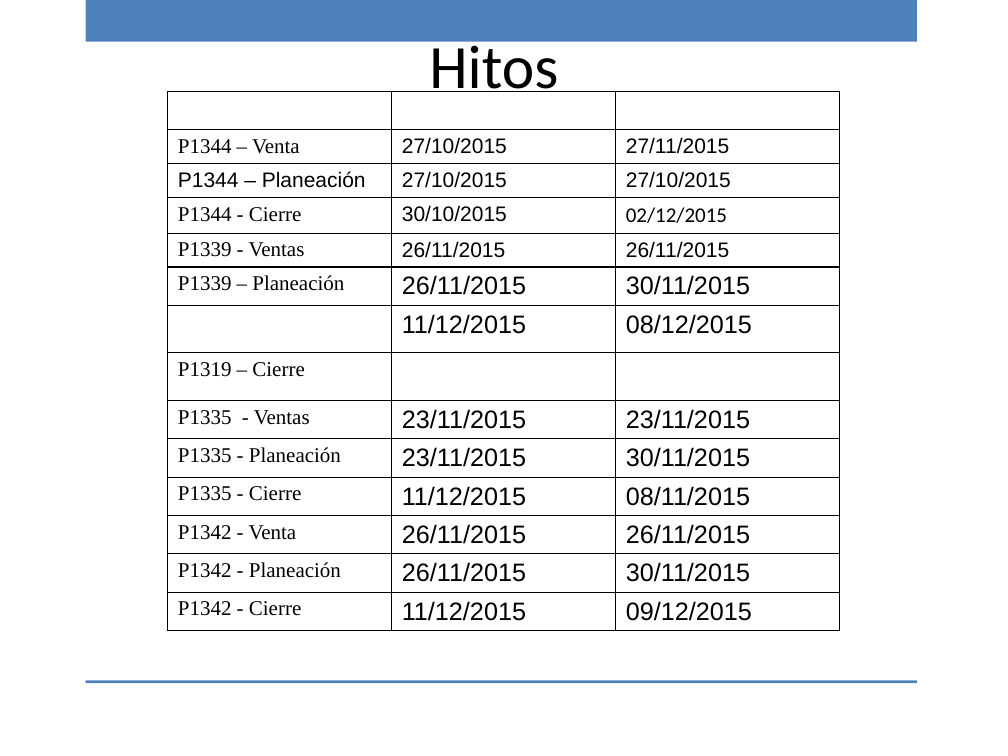
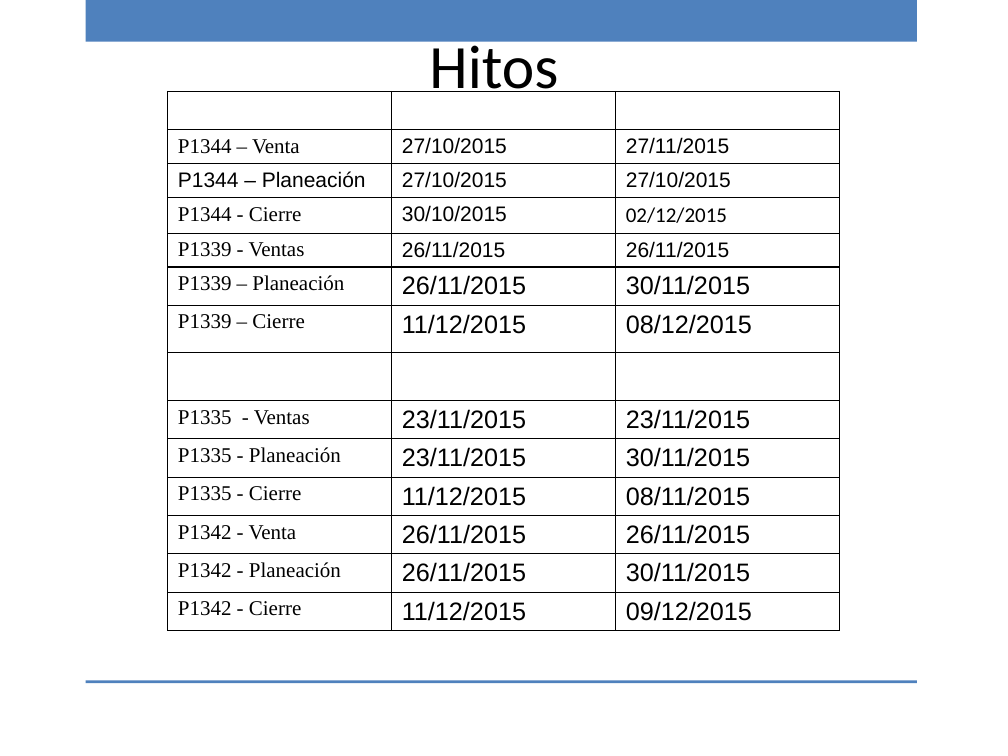
Before and after one commit to ricardo-novelasos/SOSQTP, a slide deck: slide 2 of Proyectos/2015/Métricas y monitoreo/Reporte_monitoreo_151214.pptx. Drawn at 1008x756 pixels with LibreOffice and Linux fonts; fonts in the diff are those of the drawing; background and template pictures are left out. Boxes give left, top, right and bottom in pixels: in the first picture for what was removed or moved away, otherwise in the second. Text is boxed around its words. In the diff, an @@ line names an element or a change of style, - is before the commit and + after.

```diff
--- a/Proyectos/2015/Métricas y monitoreo/Reporte_monitoreo_151214.pptx
+++ b/Proyectos/2015/Métricas y monitoreo/Reporte_monitoreo_151214.pptx
@@ table at (x1=167, y1=92, x2=839, y2=630) @@
-row 7, column 1: 
+row 7, column 1: P1339 – Cierre
-row 8, column 1: P1319 – Cierre
+row 8, column 1: 
```
Also in this commit, not shown: 3 other slides changed, 1 other file.
